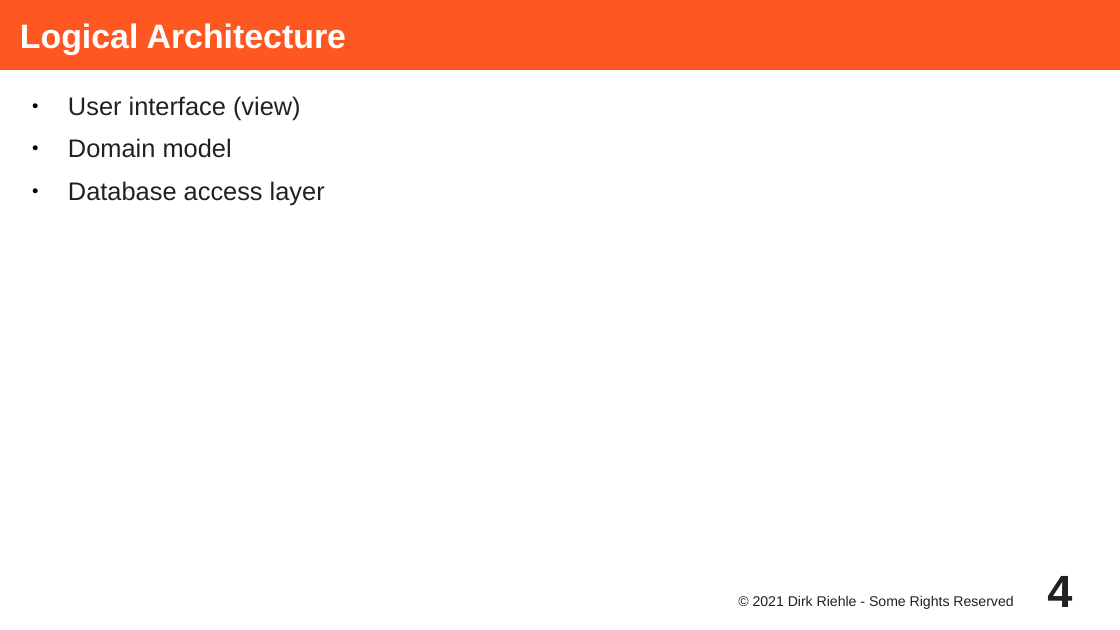
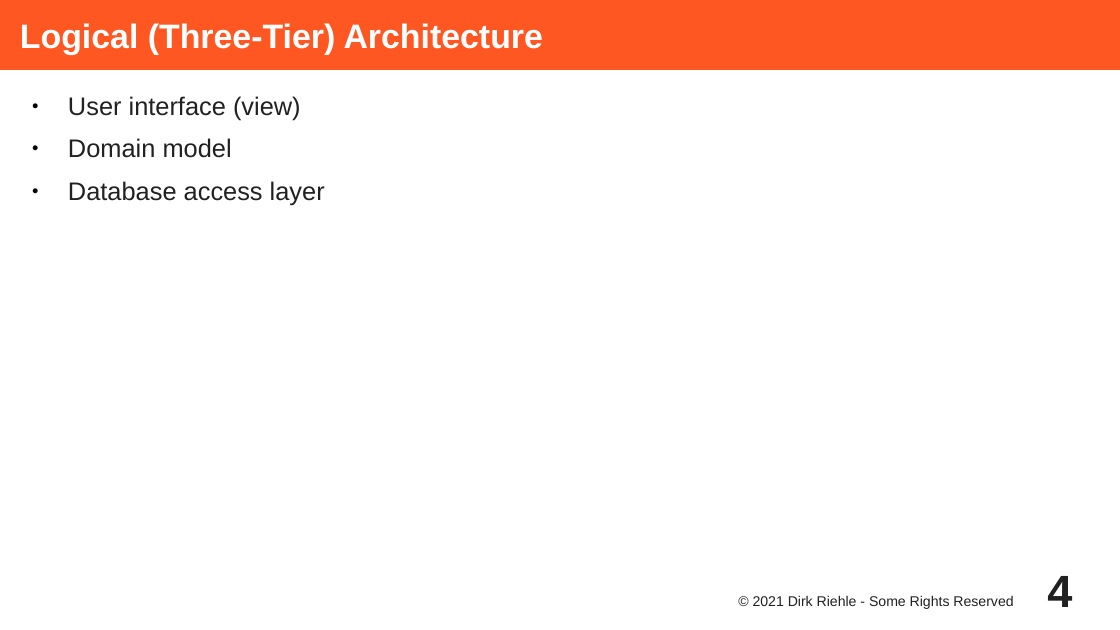
Before and after one commit to dirkriehle/adap-course, a slide deck: slide 4 of Lecture Slides/ADAP A02 - Wahlzeit Design.odp. Drawn at 1120x630 pixels with LibreOffice and Linux fonts; fonts in the diff are those of the drawing. Boxes give left, top, right and bottom in pixels: in the first picture for what was removed or moved away, otherwise in the second. Text is boxed around its words. In the diff, an @@ line names an element or a change of style, - is before the commit and + after.

```diff
--- a/Lecture Slides/ADAP A02 - Wahlzeit Design.odp
+++ b/Lecture Slides/ADAP A02 - Wahlzeit Design.odp
@@ title at (20,23,543,55): text changed @@
-Logical Architecture
+Logical (Three-Tier) Architecture
```
Also in this commit, not shown: 2 other slides changed, 3 other files.
